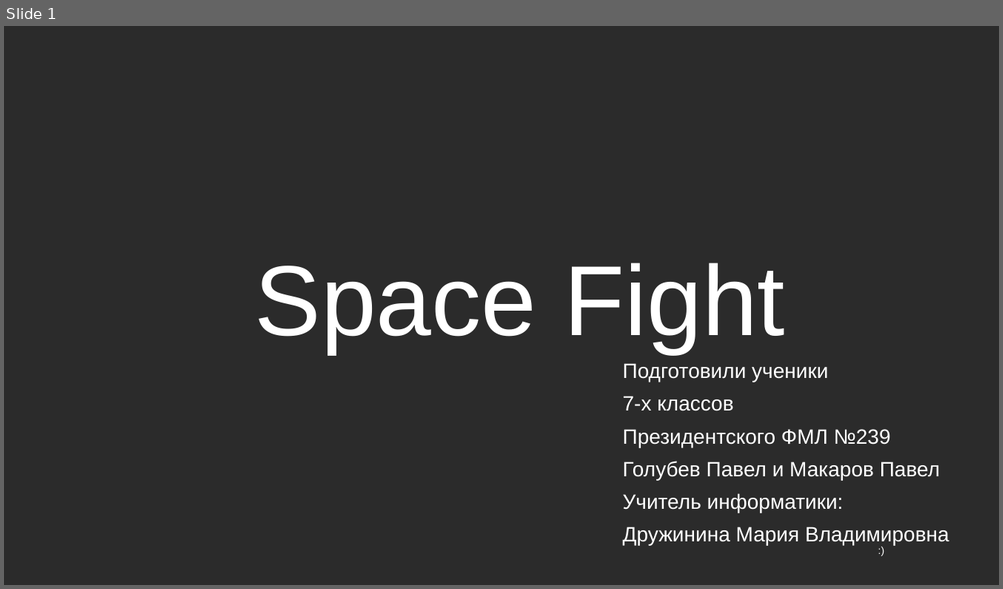
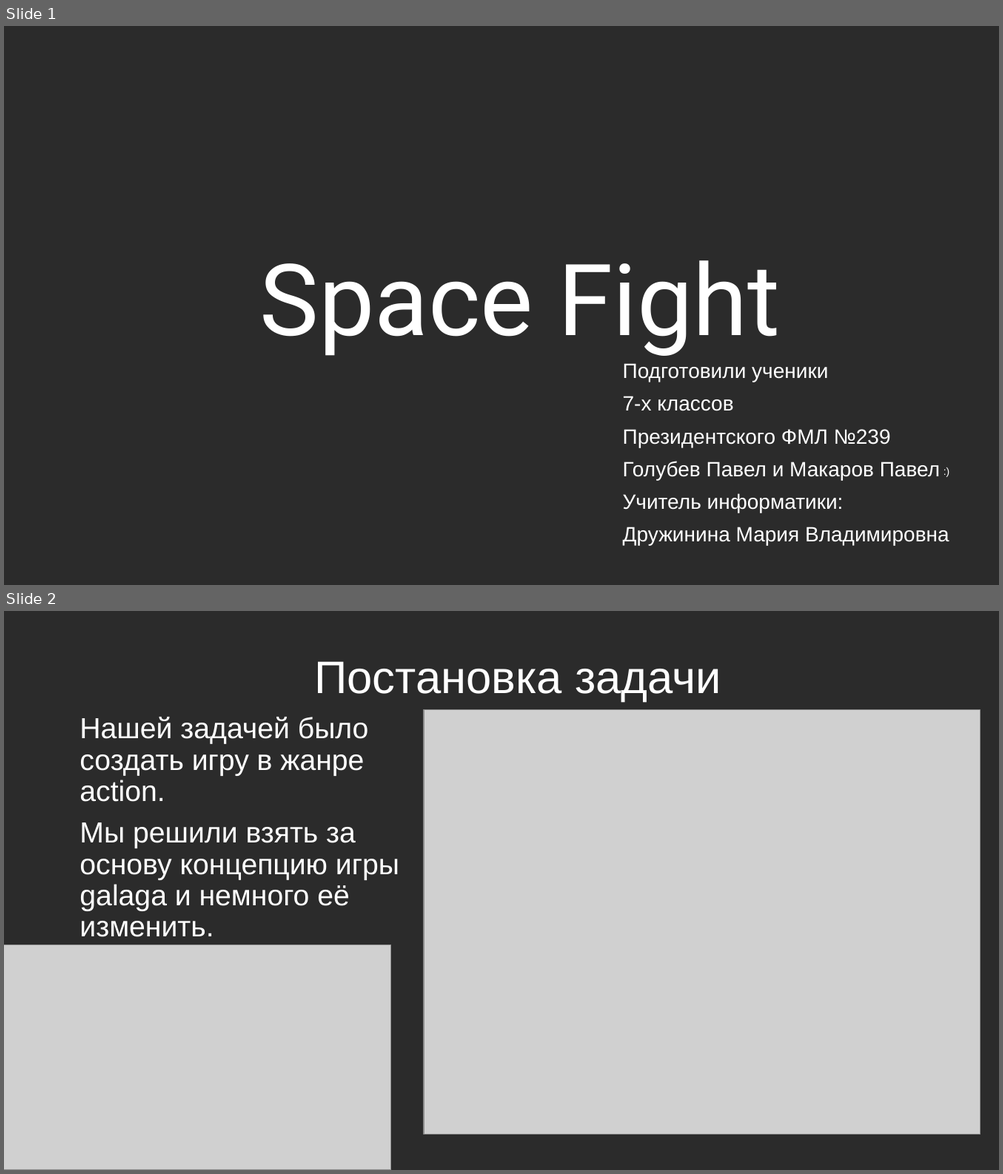
Before and after one commit to 239developer/SpaceFight2, a slide deck: Space Fight.pptx. Shown one above the other, each under a label of ours: slide 1 before the commit, slides 1 and 2 after it. The pictures are 1003x589 and 1003x1174 pixels, drawn with LibreOffice and Linux fonts; fonts in the diff are those of the drawing; grey boxes stand for pictures; background and template pictures are left out; a plain dark background stands for a picture behind light text. Boxes give left, top, right and bottom in pixels: in the first picture for what was removed or moved away, otherwise in the second. Text is boxed around its words. In the diff, an @@ line names an element or a change of style, - is before the commit and + after.

```diff
--- a/Space Fight.pptx
+++ b/Space Fight.pptx
@@ slide 2 added at <box>4,611,999,1170</box>, background picture (left out) @@
@@ title added at <box>315,661,721,702</box>, 44 pt, text #FFFFFF @@
+Постановка задачи
@@ text added at <box>79,717,399,937</box>, 28 pt, text #FFFFFF @@
+Нашей задачей было создать игру в жанре action.
+Мы решили взять за основу концепцию игры galaga и немного её изменить.
@@ picture added at <box>424,710,980,1136</box> @@
@@ picture added at <box>4,945,390,1170</box> @@
@@ slide 1 changed as well @@
@@ title "Space Fight" at <box>259,261,780,356</box>: font Arial to Roboto @@
@@ text ":)": place and size @@
-text ":)" at <box>871,541,899,561</box>
+text ":)" at <box>936,462,965,482</box>
```
Also in this commit, not shown: 2 other slides added, 1 slide removed, 4 other files.
